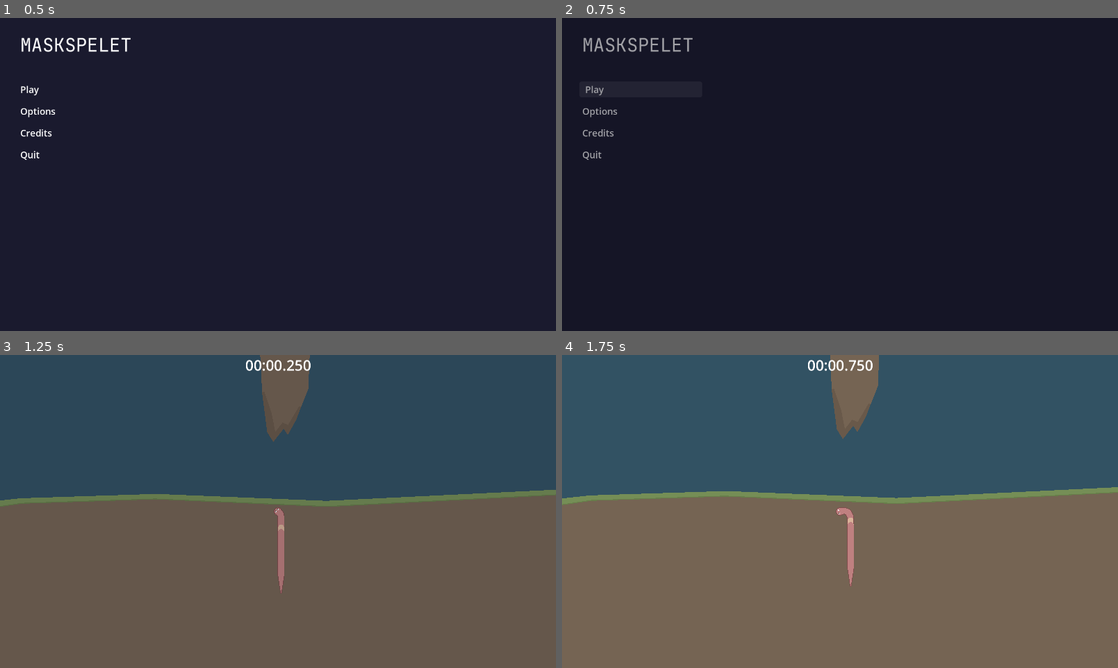
Above: before the commit, frames 1-4 (two rows, left to right).
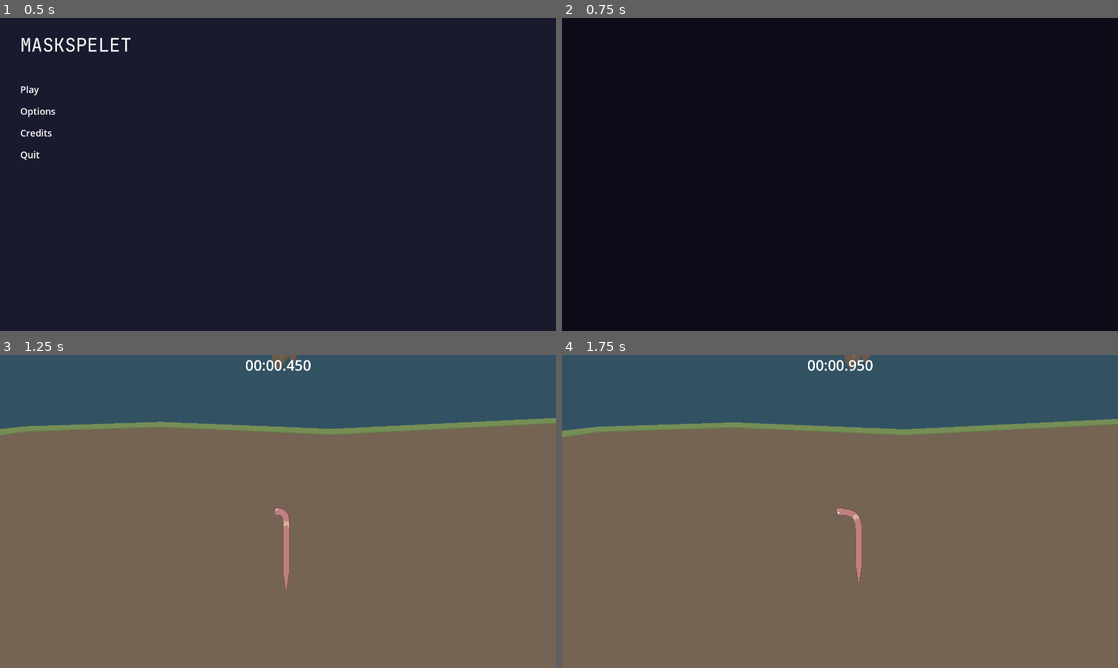
Above: after the commit, the same moments.

Repository: antax02/Mask-Spelet
Game: Godot game, scene res://scenes/ui/main_menu.tscn
The game is run twice, just before and just after one commit, with the same random seed, the same clock (stepped at 60 frames per second) and the same inputs. The engine's default icon, where the game draws it, is replaced by a stand-in: a white triangle on a blue panel in a dark square.
Inputs (mouse positions are in pixels of both pictures, inside the frame that each line leads up to):
- Up to frame 1 (0.5 s): no input
- Up to frame 2 (0.75 s): click "Play" at 0.5 s
- Up to frame 3 (1.25 s): no input
- Up to frame 4 (1.75 s): move the mouse to (962, 495) at 1.27 s

Frame 1 is identical in both runs. In frame 2, 1.6% of the frame differs, in the area x 3-26%, y 6-46%; in frame 3, 25%; in frame 4, 26%, in the area x 0-100%, y 0-74%.

Commit message:
Add particle effects and rumble SFX to player
Introduces a ParticleManager autoload for spawning smash effects when the player interacts with ground areas. Adds a new earth rumble sound effect and integrates it into the player logic. Refactors pause management by renaming Global to PauseManager and updates references throughout the UI scripts. Adjusts scene and player configurations to support new effects and materials.

Diff:
--- a/project.godot
+++ b/project.godot
@@ -21,10 +21,11 @@
 
 [autoload]
 
-Global="*res://scripts/util/global.gd"
+PauseManager="*res://scripts/util/pause_manager.gd"
 SceneTransition="*res://scripts/ui/scene_transition.gd"
 ButtonStyler="*res://scripts/util/button_styler.gd"
 SettingsManager="*res://scripts/util/settings_manager.gd"
+ParticleManager="*res://scripts/util/particle_manager.gd"
 
 [display]
 
--- a/scenes/enviroment/float_island_prototype.tscn
+++ b/scenes/enviroment/float_island_prototype.tscn
@@ -1,6 +1,10 @@
 [gd_scene format=3 uid="uid://58tl2hgk0swg"]
 
 [node name="Node2D" type="Area2D" groups=["ground"]]
+
+[node name="CollisionPolygon2D" type="CollisionPolygon2D" parent="."]
+position = Vector2(-631.4, -422.9)
+polygon = PackedVector2Array(265, 264, 480, 205, 702, 239, 832, 286, 987, 292, 979, 307, 970, 310, 955, 390, 849, 618, 799, 553, 719, 712, 668, 664, 621, 722, 542, 593, 468, 656, 382, 550, 298, 511, 275, 281, 266, 283)
 
 [node name="Polygon2D" type="Polygon2D" parent="."]
 position = Vector2(-631.4, -422.9)
@@ -39,8 +43,3 @@
 position = Vector2(-631.4, -422.9)
 color = Color(0.40392157, 0.49411765, 0.2901961, 1)
 polygon = PackedVector2Array(267, 279, 484, 229, 717, 261, 829, 302, 977, 306, 976, 310, 828, 307, 716, 265, 484, 233, 266, 283)
-
-[node name="CollisionPolygon2D" type="CollisionPolygon2D" parent="."]
-visible = false
-position = Vector2(-631.4, -422.9)
-polygon = PackedVector2Array(265, 264, 480, 205, 702, 239, 832, 286, 987, 292, 979, 307, 970, 310, 955, 390, 849, 618, 799, 553, 719, 712, 668, 664, 621, 722, 542, 593, 468, 656, 382, 550, 298, 511, 275, 281, 266, 283)
--- a/scenes/levels/main.tscn
+++ b/scenes/levels/main.tscn
@@ -8,11 +8,12 @@
 [ext_resource type="PackedScene" uid="uid://58tl2hgk0swg" path="res://scenes/enviroment/float_island_prototype.tscn" id="5_ubwgw"]
 [ext_resource type="PackedScene" uid="uid://bdbrjrh82eloc" path="res://scenes/enviroment/wind.tscn" id="6_b6bv0"]
 [ext_resource type="PackedScene" uid="uid://duj85t2set7o1" path="res://scenes/enviroment/rock_2.tscn" id="6_vkq25"]
+[ext_resource type="PhysicsMaterial" uid="uid://bpp202scb04tp" path="res://resources/frictionless_physics_material.tres" id="7_7lrji"]
 
 [node name="Main" type="Node2D"]
 
 [node name="Player" parent="." instance=ExtResource("1_2vj2h")]
-position = Vector2(-4, 45)
+position = Vector2(-4, 291)
 max_speed = 750.0
 
 [node name="1" type="Node" parent="."]
@@ -22,6 +23,7 @@
 scale = Vector2(15.293771, 4.865671)
 
 [node name="GroundBasic5" parent="1" instance=ExtResource("3_y0acb")]
+modulate = Color(1, 1, 1, 0.1764706)
 position = Vector2(-550, -1026)
 
 [node name="GroundBasic6" parent="1" instance=ExtResource("3_y0acb")]
@@ -133,10 +135,11 @@
 scale = Vector2(0.6250554, 0.6092179)
 
 [node name="Node2D2" parent="1" instance=ExtResource("6_vkq25")]
-position = Vector2(-533, -781)
+position = Vector2(-511, -779)
 scale = Vector2(0.33372116, 0.3923237)
 
 [node name="StaticBody2D" type="StaticBody2D" parent="1"]
+physics_material_override = ExtResource("7_7lrji")
 
 [node name="Polygon2D" type="Polygon2D" parent="1/StaticBody2D"]
 z_index = 1
@@ -148,6 +151,9 @@
 
 [node name="Area2D" type="Area2D" parent="1" groups=["ground"]]
 
+[node name="CollisionPolygon2D" type="CollisionPolygon2D" parent="1/Area2D"]
+polygon = PackedVector2Array(-5106, -11, -2114, 7, -1733, -29, -1527, -17, -1126, 30, -902, 6, -433, -10, 155, 14, 1116, -32, 1773, 29, 2346, 21, 3008, -18, 4823, 49, 5029, 2451, -5057, 2493)
+
 [node name="Polygon2D" type="Polygon2D" parent="1/Area2D"]
 color = Color(0.45882353, 0.39215687, 0.3254902, 1)
 polygon = PackedVector2Array(-5103, -4, -2738, -2, -2118, 10, -1735, -25, -1529, -13, -1128, 34, -907, 10, -432, -6, 147, 18, 636, -5, 1117, -29, 1770, 32, 2342, 23, 3001, -14, 3605, 10, 4822, 51, 5029, 2456, -5053, 2492)
@@ -159,9 +165,6 @@
 [node name="Polygon2D3" type="Polygon2D" parent="1/Area2D"]
 color = Color(0.40392157, 0.49411765, 0.2901961, 1)
 polygon = PackedVector2Array(-5109, 17, -2118, 24, -1734, -4, -1526, 0, -1125, 55, -900, 22, -438, 7, 155, 33, 1117, -16, 1773, 46, 2348, 38, 3004, 0, 4827, 68, 4825, 72, 3003, 3, 2347, 41, 1772, 49, 1116, -13, 155, 36, -438, 10, -900, 25, -1126, 58, -1528, 4, -1734, -2, -2118, 27, -5109, 20)
-
-[node name="CollisionPolygon2D" type="CollisionPolygon2D" parent="1/Area2D"]
-polygon = PackedVector2Array(-5106, -11, -2114, 7, -1733, -29, -1527, -17, -1126, 30, -902, 6, -433, -10, 155, 14, 1116, -32, 1773, 29, 2346, 21, 3008, -18, 4823, 49, 5029, 2451, -5057, 2493)
 
 [node name="Area2D2" type="Area2D" parent="1" groups=["ground"]]
 
--- a/scenes/player/player.tscn
+++ b/scenes/player/player.tscn
@@ -1,16 +1,20 @@
-[gd_scene load_steps=8 format=3 uid="uid://bggnwmnubx1wk"]
+[gd_scene load_steps=10 format=3 uid="uid://bggnwmnubx1wk"]
 
 [ext_resource type="Script" uid="uid://ct47vaipg3wj6" path="res://scripts/player/player.gd" id="1_qbvv4"]
 [ext_resource type="PackedScene" uid="uid://nqfmptmdr0p0" path="res://scenes/player/procedural_animation.tscn" id="2_gptef"]
 [ext_resource type="Script" uid="uid://dly3wj02xs5q5" path="res://scripts/player/camera.gd" id="2_p47bc"]
 [ext_resource type="AudioStream" uid="uid://rkllmvd2dnd4" path="res://assets/audio/sfx/rock_smash_01.wav" id="3_gmlin"]
 [ext_resource type="AudioStream" uid="uid://ctsqwxlu3qs05" path="res://assets/audio/sfx/rock_smash_02.wav" id="4_lvxji"]
+[ext_resource type="AudioStream" uid="uid://iwg4nc08dbjr" path="res://assets/audio/sfx/earth_rumble.wav" id="6_75vfm"]
 
 [sub_resource type="CircleShape2D" id="CircleShape2D_gptef"]
 radius = 21.0
 
 [sub_resource type="CircleShape2D" id="CircleShape2D_dovo2"]
 radius = 16.0
+
+[sub_resource type="CircleShape2D" id="CircleShape2D_p47bc"]
+radius = 13.0
 
 [node name="Player" type="RigidBody2D" groups=["player"]]
 z_index = 1
@@ -32,6 +36,11 @@
 [node name="PhysicsCollision" type="CollisionShape2D" parent="."]
 shape = SubResource("CircleShape2D_dovo2")
 
+[node name="EffectsArea" type="Area2D" parent="."]
+
+[node name="EffectsCollision" type="CollisionShape2D" parent="EffectsArea"]
+shape = SubResource("CircleShape2D_p47bc")
+
 [node name="RockSmashEntranceSFX" type="AudioStreamPlayer" parent="."]
 stream = ExtResource("3_gmlin")
 bus = &"SFX"
@@ -40,5 +49,11 @@
 stream = ExtResource("4_lvxji")
 bus = &"SFX"
 
+[node name="RumbleSFX" type="AudioStreamPlayer" parent="."]
+stream = ExtResource("6_75vfm")
+bus = &"SFX"
+
 [connection signal="area_entered" from="DetectionArea" to="." method="_on_area_2d_area_entered"]
 [connection signal="area_exited" from="DetectionArea" to="." method="_on_area_2d_area_exited"]
+[connection signal="area_entered" from="EffectsArea" to="." method="_on_effects_area_area_entered"]
+[connection signal="area_exited" from="EffectsArea" to="." method="_on_effects_area_area_exited"]
--- a/scripts/player/player.gd
+++ b/scripts/player/player.gd
@@ -8,6 +8,7 @@
 
 @onready var rock_smash_entrance_sfx: AudioStreamPlayer = $RockSmashEntranceSFX
 @onready var rock_smash_exit_sfx: AudioStreamPlayer = $RockSmashExitSFX
+@onready var rumble_sfx: AudioStreamPlayer = $RumbleSFX
 
 var is_in_ground = false
 var default_gravity_scale: float
@@ -32,27 +33,51 @@
 	if linear_velocity.length() < min_speed and linear_velocity.length() > 0 and is_in_ground:
 		linear_velocity = linear_velocity.normalized() * min_speed
 
+	if rumble_sfx.playing:
+		var t = clamp((linear_velocity.length() - min_speed) / (max_speed - min_speed), 0.0, 1.0)
+		rumble_sfx.volume_db = lerp(-40.0, 0.0, t)
+
+
+
 func _on_area_2d_area_entered(area: Area2D) -> void:
 	if area.is_in_group("ground"):
 		is_in_ground = true
-		if (rock_smash_entrance_sfx.playing):
-			rock_smash_entrance_sfx.stop()
-		rock_smash_entrance_sfx.play();
-		if (SettingsManager.screen_shake):
-			$Camera.shake(2)
 
 	if area.is_in_group("finish"):
 		finished_level.emit()
 
+	rumble_sfx.play()
+
 func _on_area_2d_area_exited(area: Area2D) -> void:
 	if area.is_in_group("ground"):
 		is_in_ground = false
-		if (rock_smash_exit_sfx.playing):
-			rock_smash_exit_sfx.stop()
-		rock_smash_exit_sfx.play();
-		if (SettingsManager.screen_shake):
-			$Camera.shake(2)
+
+	rumble_sfx.stop()
 
 func _input(event: InputEvent) -> void:
 	if event.is_action_pressed("restart"):
 		get_tree().reload_current_scene()
+
+func _on_effects_area_area_entered(area: Area2D) -> void:
+	if !area.is_in_group("ground"):
+		return
+	ParticleManager.spawn_smash(global_position, -linear_velocity.normalized(), get_tree().current_scene)
+
+	if rock_smash_entrance_sfx.playing:
+		rock_smash_entrance_sfx.stop()
+	rock_smash_entrance_sfx.play()
+
+	if SettingsManager.screen_shake:
+		$Camera.shake(2)
+
+func _on_effects_area_area_exited(area: Area2D) -> void:
+	if !area.is_in_group("ground"):
+		return
+	ParticleManager.spawn_smash(global_position, linear_velocity.normalized(), get_tree().current_scene)
+
+	if rock_smash_exit_sfx.playing:
+		rock_smash_exit_sfx.stop()
+	rock_smash_exit_sfx.play()
+
+	if SettingsManager.screen_shake:
+		$Camera.shake(2)
--- a/scripts/ui/escape_menu.gd
+++ b/scripts/ui/escape_menu.gd
@@ -9,7 +9,7 @@
 	process_mode = Node.PROCESS_MODE_ALWAYS
 	visible = false
 
-	Global.game_paused.connect(_on_game_paused)
+	PauseManager.game_paused.connect(_on_game_paused)
 	resume_button.pressed.connect(_on_resume_pressed)
 	restart_button.pressed.connect(_on_restart_pressed)
 	menu_button.pressed.connect(_on_menu_pressed)
@@ -19,7 +19,7 @@
 
 func _input(event):
 	if event.is_action_pressed("ui_cancel"):
-		Global.toggle_pause()
+		PauseManager.toggle_pause()
 
 
 func _on_game_paused(paused: bool):
@@ -31,11 +31,11 @@
 
 
 func _on_resume_pressed():
-	Global.resume_game()
+	PauseManager.resume_game()
 
 
 func _on_restart_pressed():
-	Global.is_paused = false
+	PauseManager.is_paused = false
 	get_tree().paused = false
 
 	var current_scene = get_tree().current_scene.scene_file_path
@@ -43,7 +43,7 @@
 
 
 func _on_menu_pressed():
-	Global.is_paused = false
+	PauseManager.is_paused = false
 	get_tree().paused = false
 
 	SceneTransition.change_scene("res://scenes/ui/main_menu.tscn")
--- a/scripts/ui/scene_transition.gd
+++ b/scripts/ui/scene_transition.gd
@@ -3,7 +3,7 @@
 @onready var color_rect = ColorRect.new()
 
 const FADE_COLOR = Color(0.05, 0.05, 0.1, 1.0)
-const FADE_DURATION = 0.4
+const FADE_DURATION = 0.2
 
 func _ready():
 	color_rect.color = FADE_COLOR
--- /dev/null
+++ b/scripts/util/particle_manager.gd
@@ -0,0 +1,29 @@
+extends Node
+
+
+func spawn_smash(pos: Vector2, direction: Vector2, parent: Node):
+	var p = CPUParticles2D.new()
+	parent.add_child(p)
+
+	p.global_position = pos + (direction * 5)
+
+	p.amount = 20
+	p.lifetime = 0.3
+	p.one_shot = true
+	p.emitting = true
+	p.speed_scale = 2.0
+
+	p.direction = direction
+	p.spread = 40
+	p.initial_velocity_min = 200
+	p.initial_velocity_max = 500
+
+	p.gravity = Vector2(0, 200)
+	p.scale_amount_min = 3.0
+	p.scale_amount_max = 6.0
+	p.color = Color(0.459, 0.392, 0.325, 1.0)
+
+	p.z_index = 1
+
+	await p.finished
+	p.queue_free()
Not shown, added: assets/audio/sfx/earth_rumble.wav.import
Binary file added: assets/sprites/smash.png
Not shown, added: assets/sprites/smash.png.import
Not shown: 1 places in scenes/levels/main.tscn that only renumber resources
Not shown, added: scripts/util/particle_manager.gd.uid
Renamed: scripts/util/global.gd -> scripts/util/pause_manager.gd
Renamed: scripts/util/global.gd.uid -> scripts/util/pause_manager.gd.uid
Not shown, added: assets/audio/sfx/earth_rumble.wav
